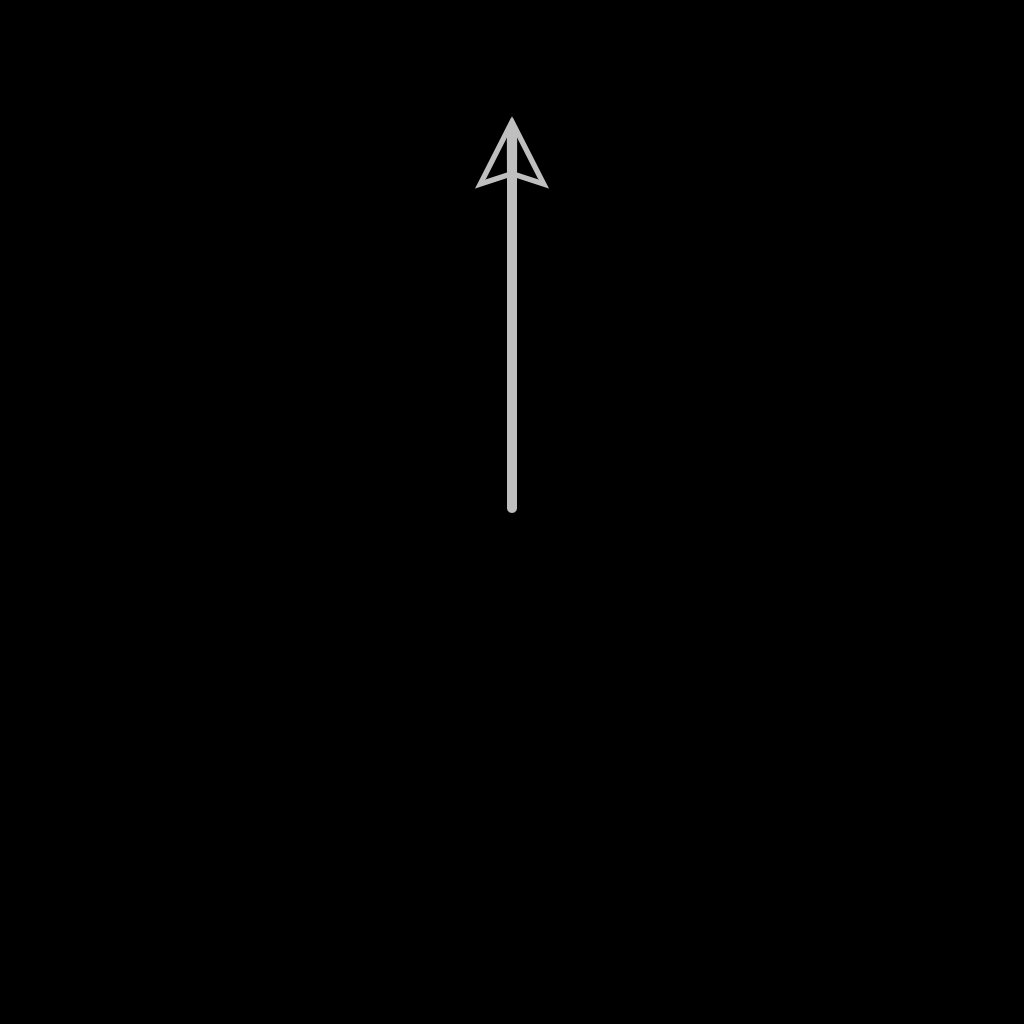
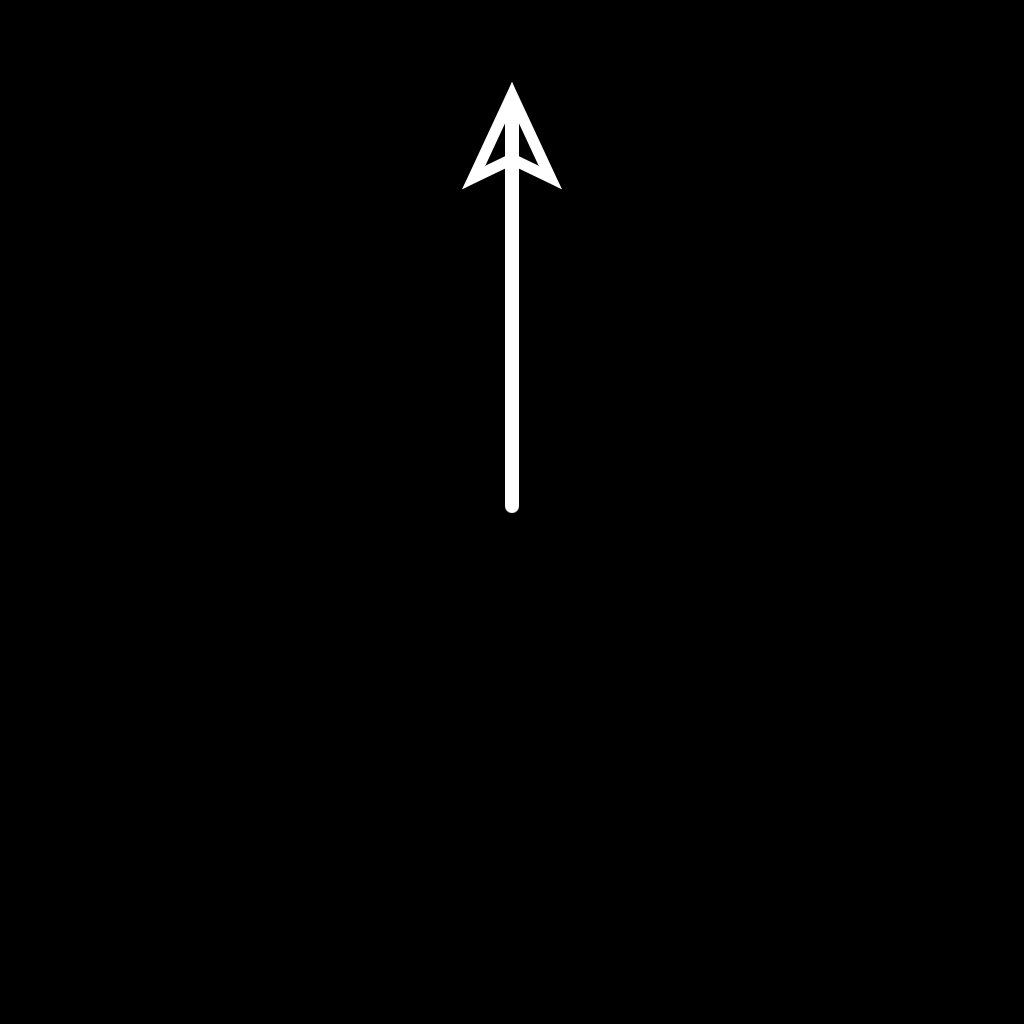
Layer changes from the first (1024, 1024) image to the second:
hid "Layer 1" over (462, 101, 562, 513)
added layer "Group 1" above "ArrowV2" over (462, 82, 562, 513)
added layer "ArrowV2" above "Layer 2" over (462, 82, 562, 513)
